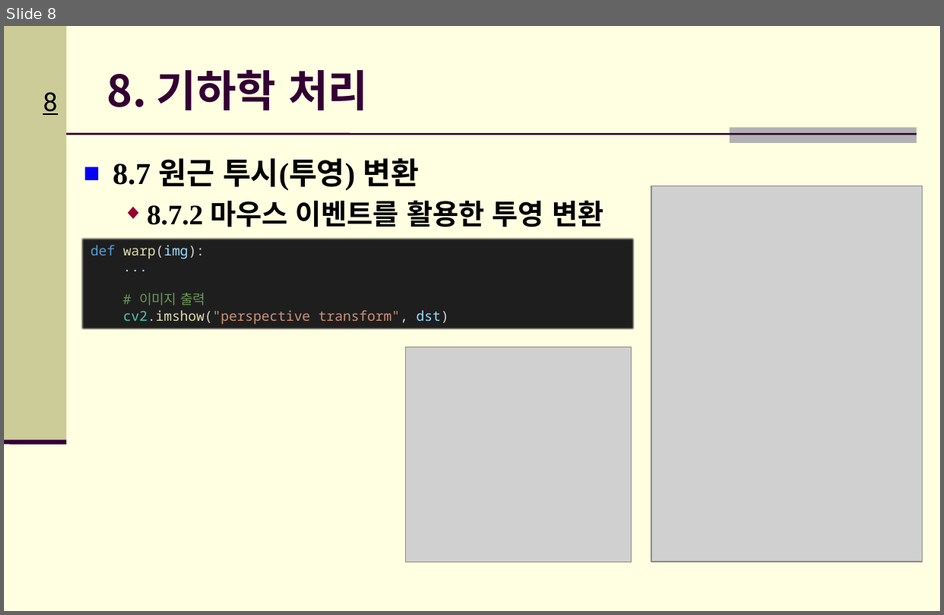
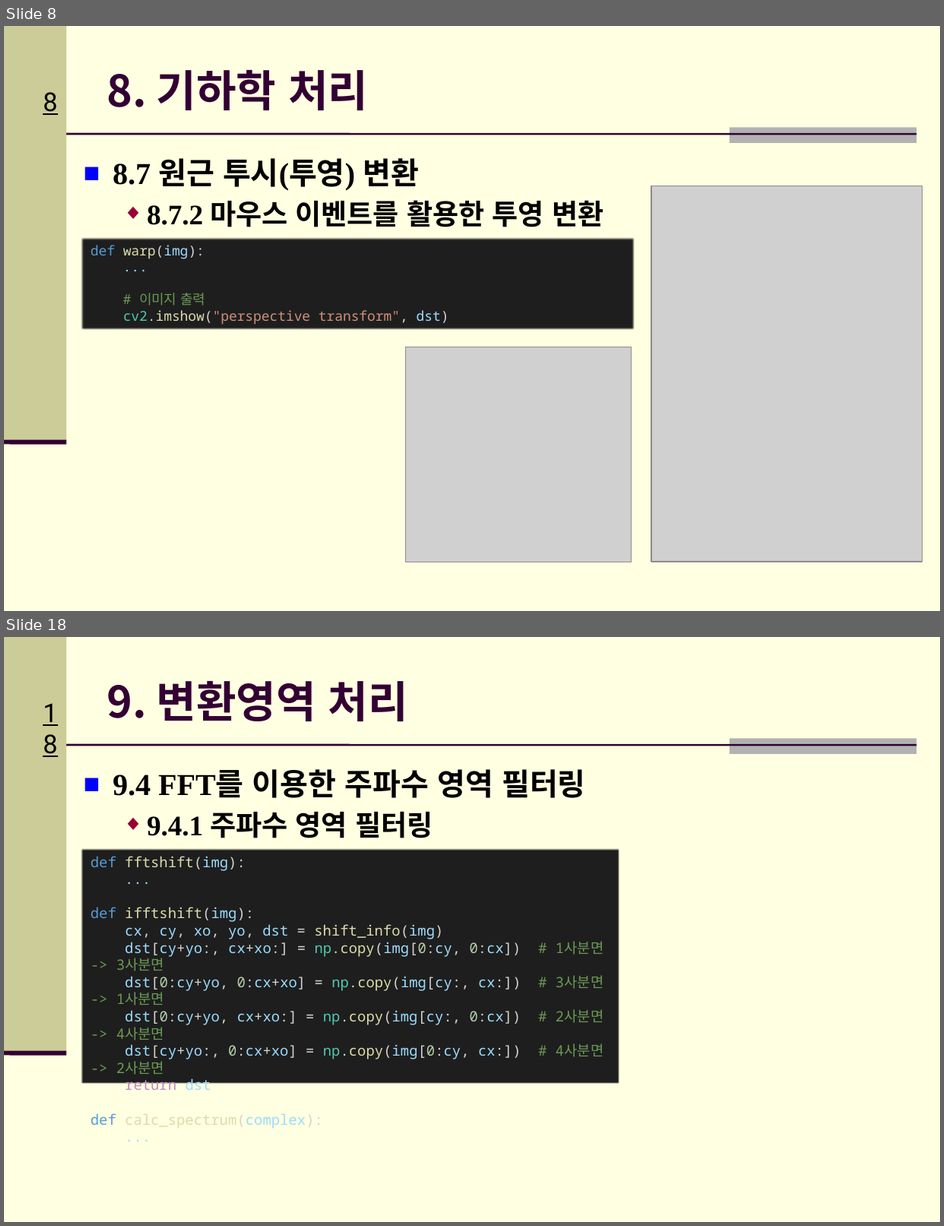
Before and after one commit to Hitbee-dev/OpenCV-Python, a slide deck: 2022-12-06/documents/CH_08 기하학 처리 & CH_09 변환영역 처리.pptx. Shown one above the other, each under a label of ours: slide 8 before the commit, slides 8 and 18 after it; the slides between them are not shown. The pictures are 944x615 and 944x1226 pixels, drawn with LibreOffice and Linux fonts; fonts in the diff are those of the drawing; grey boxes stand for pictures; background and template pictures are left out. Boxes give left, top, right and bottom in pixels: in the first picture for what was removed or moved away, otherwise in the second. Text is boxed around its words. In the diff, an @@ line names an element or a change of style, - is before the commit and + after.

Commit message:
:memo: Update: CH_09 변환 영역 처리 PPT 자료 추가

```diff
--- a/2022-12-06/documents/CH_08 기하학 처리 & CH_09 변환영역 처리.pptx
+++ b/2022-12-06/documents/CH_08 기하학 처리 & CH_09 변환영역 처리.pptx
@@ slide 18 added at box(4, 637, 940, 1222), background #FFFFE1; not listed: 5 template elements that a slide beside it also shows @@
@@ title added at box(107, 681, 408, 721), 33.3 pt, text #330033, bold @@
+9. 변환영역 처리
@@ text added at box(113, 769, 586, 838), 23.3 pt, text #000000, bold @@
+■ 9.4 FFT를 이용한 주파수 영역 필터링
+  ◆ 9.4.1 주파수 영역 필터링
@@ rectangle added at box(82, 848, 620, 1084), fill #1E1E1E, 11 pt, text #9CDCFE @@
+def fftshift(img):
+...
+def ifftshift(img):
+cx, cy, xo, yo, dst = shift_info(img)
+dst[cy+yo:, cx+xo:] = np.copy(img[0:cy, 0:cx]) # 1사분면 -> 3사분면
+dst[0:cy+yo, 0:cx+xo] = np.copy(img[cy:, cx:]) # 3사분면 -> 1사분면
+dst[0:cy+yo, cx+xo:] = np.copy(img[cy:, 0:cx]) # 2사분면 -> 4사분면
+dst[cy+yo:, 0:cx+xo] = np.copy(img[0:cy, cx:]) # 4사분면 -> 2사분면
+return dst
+def calc_spectrum(complex):
+...
```
Also in this commit, not shown: 10 other slides added.
